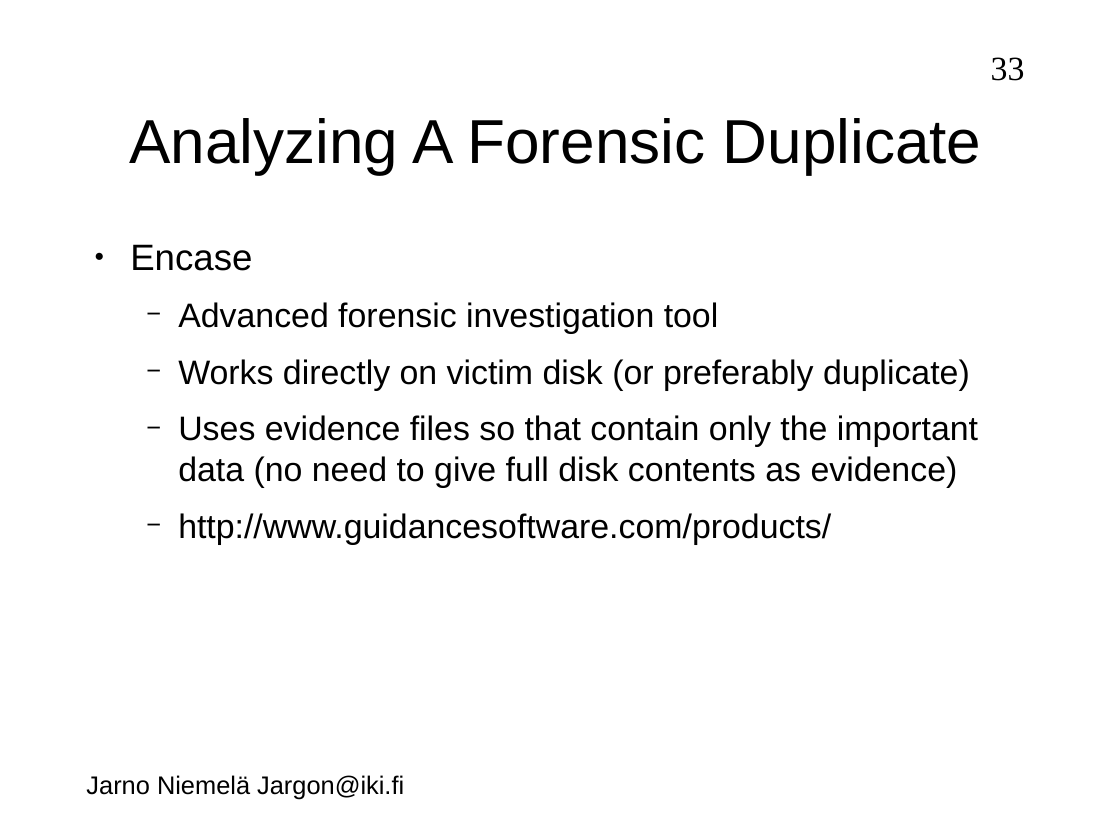
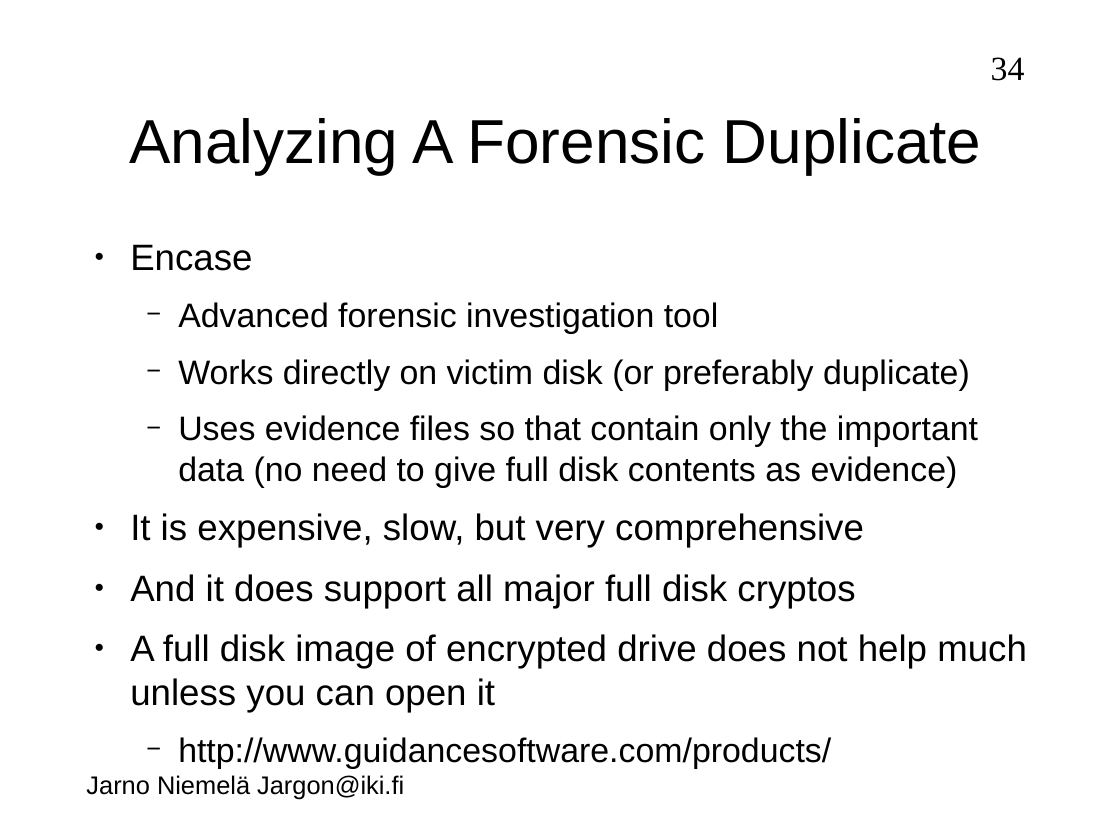
Before and after one commit to jarno-niemela/corporate_cyber_defence, a slide deck: slide 34 of Incident Response/IncidentResponse.odp (slide 33 before the commit). Drawn at 1120x840 pixels with LibreOffice and Linux fonts; fonts in the diff are those of the drawing; background and template pictures are left out. Boxes give left, top, right and bottom in pixels: in the first picture for what was removed or moved away, otherwise in the second. Text is boxed around its words. In the diff, an @@ line names an element or a change of style, - is before the commit and + after.

```diff
--- a/Incident Response/IncidentResponse.odp
+++ b/Incident Response/IncidentResponse.odp
@@ page number at <box>991,57,1025,81</box>: text changed @@
-33
+34
@@ text at <box>130,513,1027,712</box>: paragraphs added @@
+● It is expensive, slow, but very comprehensive
+● And it does support all major full disk cryptos
+● A full disk image of encrypted drive does not help much
+  unless you can open it
```
Also in this commit, not shown: 7 other slides changed, 1 slide added, 1 slide removed.
